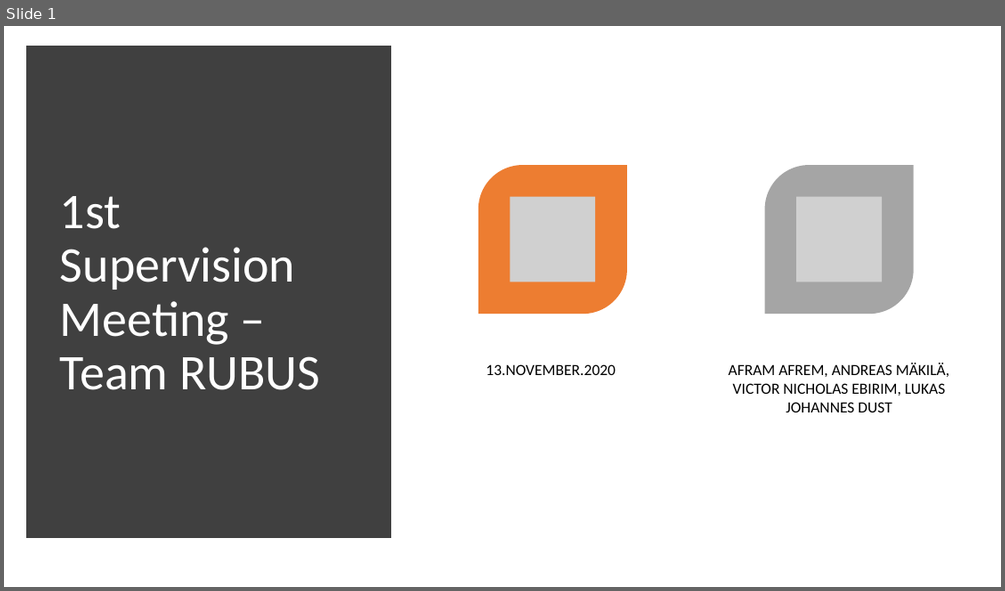
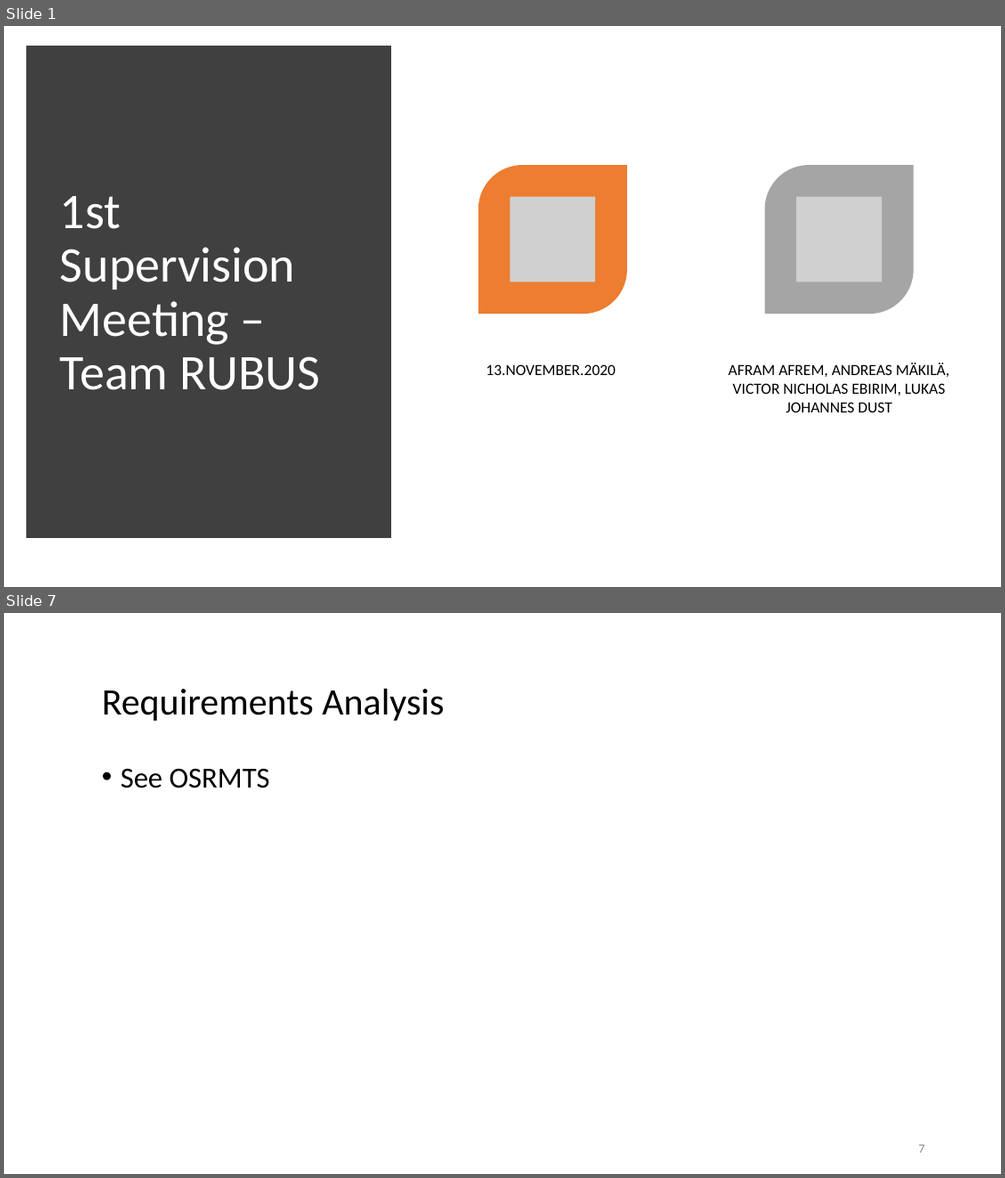
Before and after one commit to AymenNouidha/Rosa, a slide deck: 04_Presentations/01_Supervision_Meetings/01_Supervision_Meeting.pptx. Shown one above the other, each under a label of ours: slide 1 before the commit, slides 1 and 7 after it; the slides between them are not shown. The pictures are 1005x591 and 1005x1178 pixels, drawn with LibreOffice and Linux fonts; fonts in the diff are those of the drawing; grey boxes stand for pictures; background and template pictures are left out. Boxes give left, top, right and bottom in pixels: in the first picture for what was removed or moved away, otherwise in the second. Text is boxed around its words. In the diff, an @@ line names an element or a change of style, - is before the commit and + after.

```diff
--- a/04_Presentations/01_Supervision_Meetings/01_Supervision_Meeting.pptx
+++ b/04_Presentations/01_Supervision_Meetings/01_Supervision_Meeting.pptx
@@ slide 7 added at box(4, 613, 1001, 1174), background #FFFFFF @@
@@ title added at box(102, 689, 444, 721), 36 pt, text #000000 @@
+Requirements Analysis
@@ text added at box(121, 768, 270, 788), 28 pt, text #000000 @@
+• See OSRMTS
@@ page number added at box(918, 1144, 924, 1152), 12 pt, text #8C8C8C @@
+7
```
Also in this commit, not shown: 1 slide changed, 5 other slides added, 1 slide removed, 9 other files.
